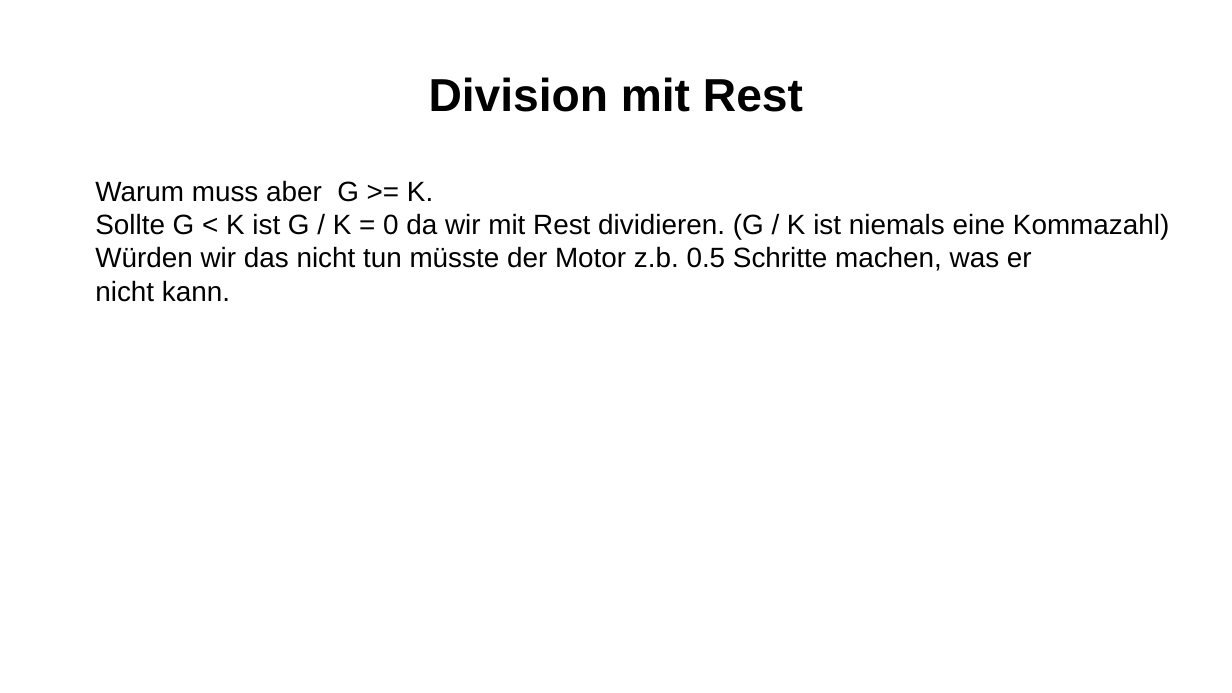
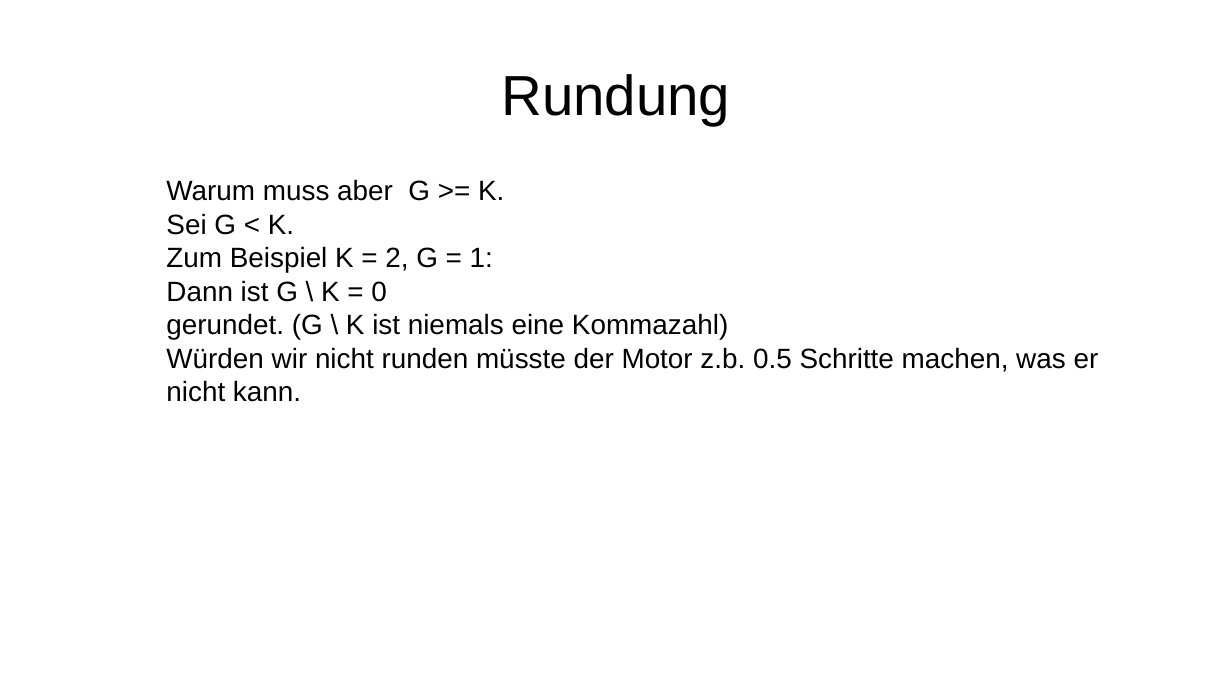
Before and after one commit to kurdsf/nwt, a slide deck: slide 15 of nwt.pptx. Drawn at 1232x693 pixels with LibreOffice and Linux fonts; fonts in the diff are those of the drawing. Boxes give left, top, right and bottom in pixels: in the first picture for what was removed or moved away, otherwise in the second. Text is boxed around its words. In the diff, an @@ line names an element or a change of style, - is before the commit and + after.

Commit message:
Inital commit

```diff
--- a/nwt.pptx
+++ b/nwt.pptx
@@ title at (x1=501, y1=74, x2=730, y2=126): text changed; size 36 to 44 pt; bold off @@
-Division mit Rest
+Rundung
@@ text "Warum muss aber G >= ..." moved from (x1=95, y1=180, x2=1169, y2=302) to (x1=166, y1=179, x2=1099, y2=402) @@
@@ text at (x1=166, y1=213, x2=1099, y2=372): text changed @@
-Sollte G < K ist G / K = 0 da wir mit Rest dividieren. (G / K ist niemals eine Kommazahl)
-Würden wir das nicht tun müsste der Motor z.b. 0.5 Schritte machen, was er
+Sei G < K.
+Zum Beispiel K = 2, G = 1:
+Dann ist G \ K = 0
+gerundet. (G \ K ist niemals eine Kommazahl)
+Würden wir nicht runden müsste der Motor z.b. 0.5 Schritte machen, was er
```
